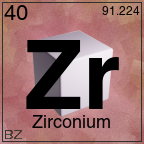
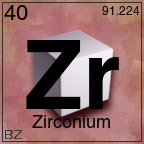
Comparing the layer stacks of the two 144 x 144 images. Changes:
painted on "Pasted Layer #1" over [25,49,123,134]
